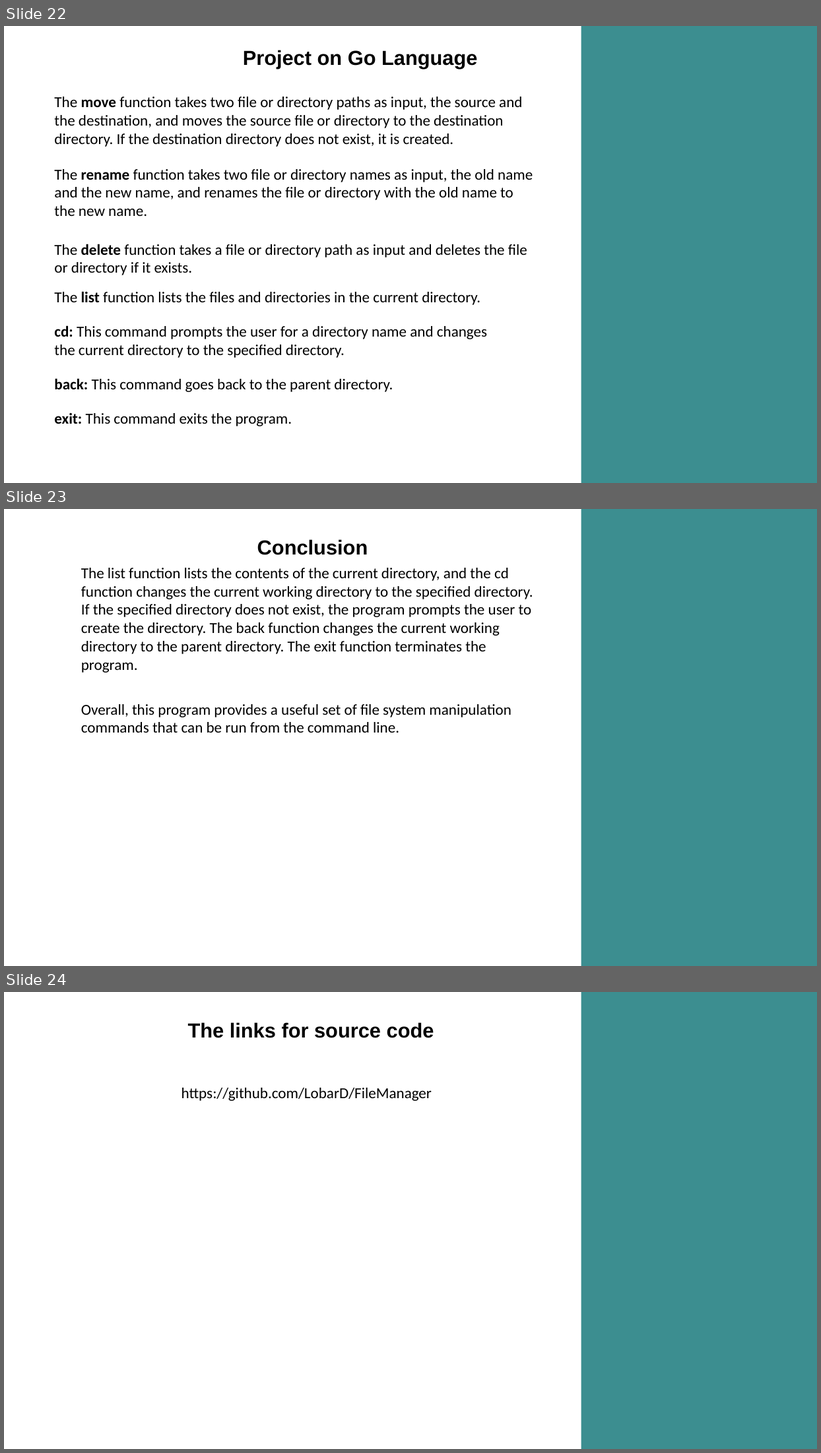
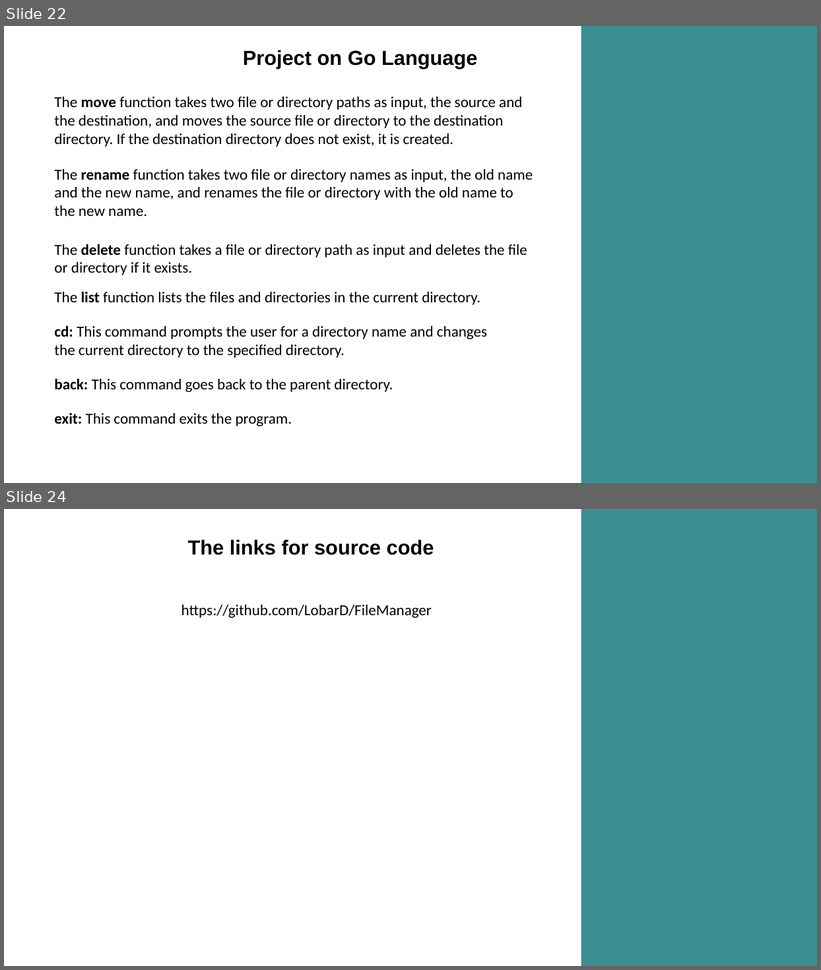
Before and after one commit to LobarD/FileManager, a slide deck: OP.pptx. Shown one above the other, each under a label of ours: slides 22, 23 and 24 before the commit, slides 22 and 24 after it; the slides between them are not shown. The pictures are 821x1453 and 821x970 pixels, drawn with LibreOffice and Linux fonts; fonts in the diff are those of the drawing. Boxes give left, top, right and bottom in pixels: in the first picture for what was removed or moved away, otherwise in the second. Text is boxed around its words. In the diff, an @@ line names an element or a change of style, - is before the commit and + after.

Commit message:
Fix OP.pptx

```diff
--- a/OP.pptx
+++ b/OP.pptx
@@ slide 23 removed at bbox=[4, 509, 817, 966], background #FFFFFF @@
@@ rectangle removed at bbox=[582, 509, 817, 966] @@
@@ title removed at bbox=[257, 539, 368, 555] @@
-Conclusion
@@ text removed at bbox=[81, 568, 533, 673] @@
-The list function lists the contents of the current directory, and the cd function changes the current working directory to the specified directory. If the specified directory does not exist, the program prompts the user to create the directory. The back function changes the current working directory to the parent directory. The exit function terminates the program.
@@ text removed at bbox=[81, 704, 511, 733] @@
-Overall, this program provides a useful set of file system manipulation commands that can be run from the command line.
```
Also in this commit, not shown: 1 slide added.
